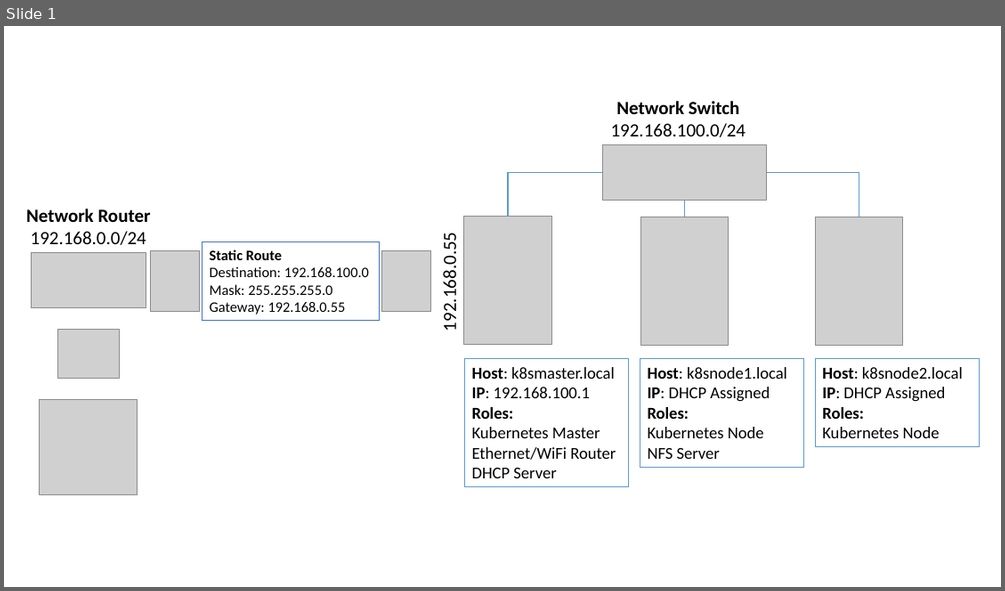
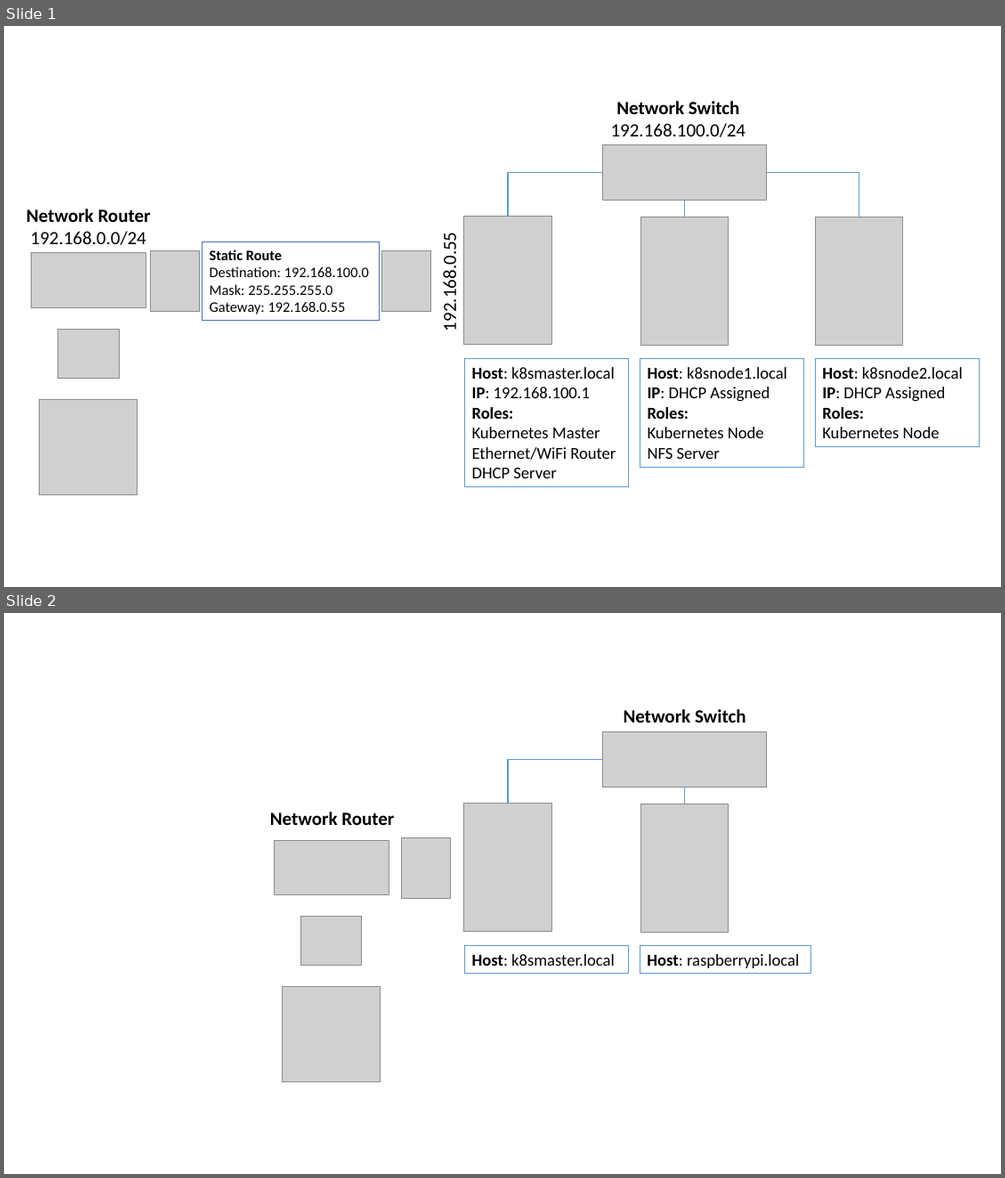
Before and after one commit to gloveboxes/Raspberry-Pi-Kubernetes-Cluster, a slide deck: Resources/network.pptx. Shown one above the other, each under a label of ours: slide 1 before the commit, slides 1 and 2 after it. The pictures are 1005x591 and 1005x1178 pixels, drawn with LibreOffice and Linux fonts; fonts in the diff are those of the drawing; grey boxes stand for pictures. Boxes give left, top, right and bottom in pixels: in the first picture for what was removed or moved away, otherwise in the second. Text is boxed around its words. In the diff, an @@ line names an element or a change of style, - is before the commit and + after.

```diff
--- a/Resources/network.pptx
+++ b/Resources/network.pptx
@@ slide 2 added at (x1=4, y1=613, x2=1001, y2=1174), background #FFFFFF @@
@@ text added at (x1=623, y1=709, x2=746, y2=722), 18 pt, text #000000, bold @@
+Network Switch
@@ picture added at (x1=603, y1=732, x2=767, y2=787) @@
@@ elbow line added from (508, 803) to (603, 760), #5B9BD5 1.5 pt @@
@@ line added from (685, 803) to (685, 787), #5B9BD5 1.5 pt @@
@@ text added at (x1=270, y1=811, x2=394, y2=825), 18 pt, text #000000, bold @@
+Network Router
@@ picture added at (x1=464, y1=803, x2=551, y2=932) @@
@@ picture added at (x1=641, y1=803, x2=728, y2=933) @@
@@ picture added at (x1=274, y1=840, x2=388, y2=895) @@
@@ picture added at (x1=402, y1=837, x2=451, y2=899) @@
@@ picture added at (x1=301, y1=916, x2=362, y2=965) @@
@@ rectangle added at (x1=465, y1=946, x2=629, y2=973), outline #5B9BD5 0.75 pt, 16 pt, text #000000 @@
+Host: k8smaster.local
@@ rectangle added at (x1=639, y1=946, x2=811, y2=973), outline #5B9BD5 0.75 pt, 16 pt, text #000000 @@
+Host: raspberrypi.local
@@ picture added at (x1=283, y1=986, x2=380, y2=1081) @@
```
Also in this commit, not shown: 9 other files.
